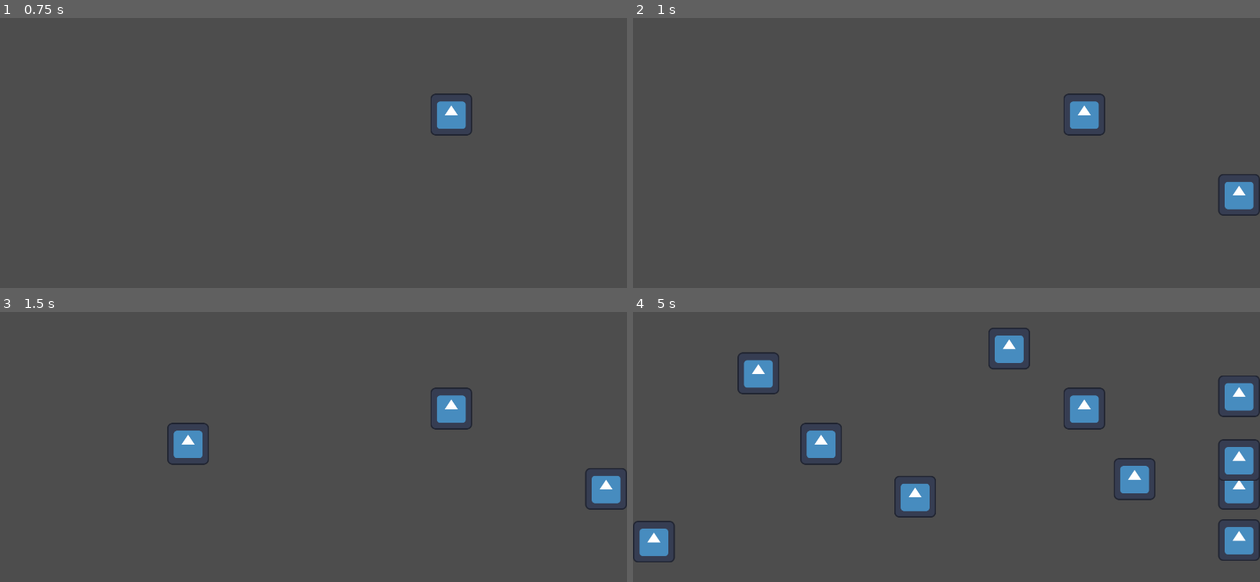
Above: before the commit, frames 1-4 (two rows, left to right).
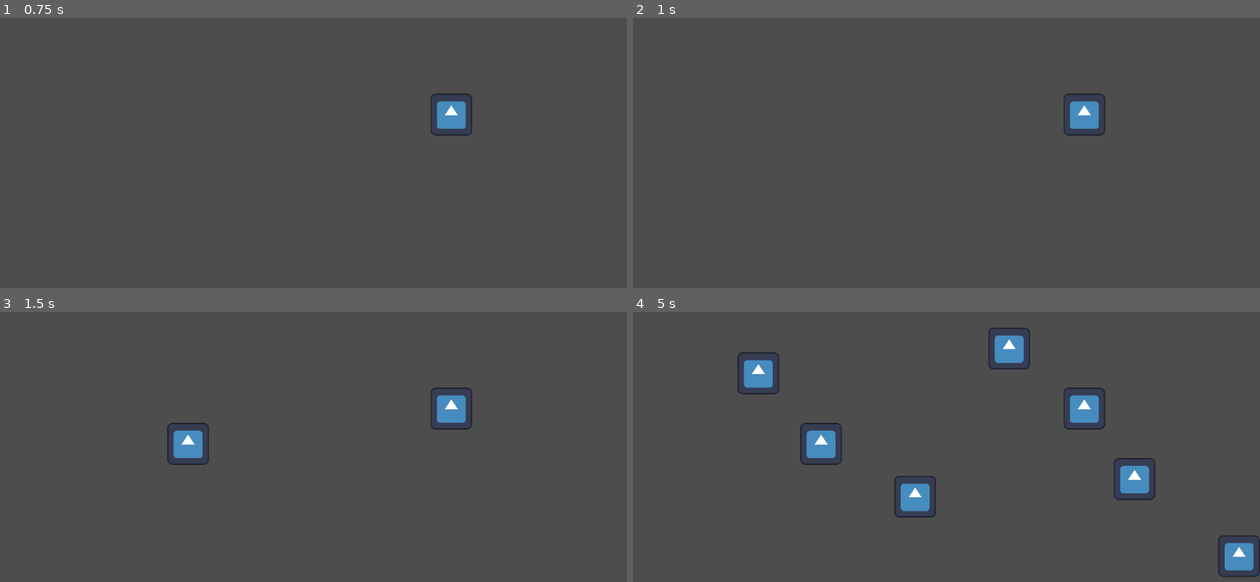
Above: after the commit, the same moments.

Repository: CrazyKamel/ggjMakeMeLaugh
Game: Godot game, scene res://main.tscn
Two runs of this game, one before a commit and one after it. Both use one fixed random seed, a clock stepped at 60 frames per second and the inputs below. The engine's default icon, where the game draws it, is replaced by a stand-in: a white triangle on a blue panel in a dark square.
Inputs (mouse positions are in pixels of both pictures, inside the frame that each line leads up to):
- Up to frame 1 (0.75 s): tap Enter at 0.5 s; move the mouse to (451, 115) at 0.52 s; click (451, 115) at 0.67 s
- Up to frame 2 (1 s): no input
- Up to frame 3 (1.5 s): tap Space at 1.25 s; move the mouse to (188, 444) at 1.27 s; click (188, 444) at 1.42 s
- Up to frame 4 (5 s): move the mouse to (1009, 349) at 2.02 s; click (1009, 349) at 2.17 s; move the mouse to (915, 495) at 2.77 s; click (915, 495) at 2.92 s; tap Enter at 3.5 s; move the mouse to (1134, 479) at 3.52 s; click (1134, 479) at 3.67 s; tap Space at 4.25 s; move the mouse to (758, 374) at 4.27 s; click (758, 374) at 4.42 s

Frame 1 is identical in both runs. In frame 2, 0.6% of the frame differs, in the area x 93-100%, y 57-74%; in frame 3, 0.6%; in frame 4, 3.1%, in the area x 0-100%, y 23-99%.

Commit message:
Random spawn acceleration de la fréquence de spawn

Diff:
--- a/main.gd
+++ b/main.gd
@@ -5,6 +5,9 @@
 
 const messWidth = 128
 const messHeight = 128
+
+var probaSpawn = 0.05
+var nbSpawned = 0
 
 #var windowWidth = get_viewport().size.x
 #var windowHeight = get_viewport().size.y
@@ -17,19 +20,24 @@
 	print("Spawned at ", pos)
 
 func _timeout() -> void:
-	var border = rng.randi_range(0,1)
-	var y = rng.randi_range(messHeight/2, get_window().size.y - messHeight/2)
+	if rng.randf() < probaSpawn:
+		var border = rng.randi_range(0,1)
+		var y = rng.randi_range(messHeight/2, get_window().size.y - messHeight/2)
 
-	var x = messWidth/2 if border == 0 else get_window().size.x - messWidth/2
+		var x = messWidth/2 if border == 0 else get_window().size.x - messWidth/2
 
-	inst(Vector2(x,y))
+		inst(Vector2(x,y))
+		nbSpawned+=1
+		if nbSpawned%20==0:
+			probaSpawn+=0.01
+			print(probaSpawn," ", nbSpawned)
 
 func _init():
 	var timer = Timer.new()
 	add_child(timer)
 	timer.autostart = true
 	timer.one_shot = false
-	timer.wait_time = 1
+	timer.wait_time = 0.1
 	timer.connect("timeout", self._timeout)
 
 # Fait apparaitre un messager à la pos de la sours lors d'un clic
